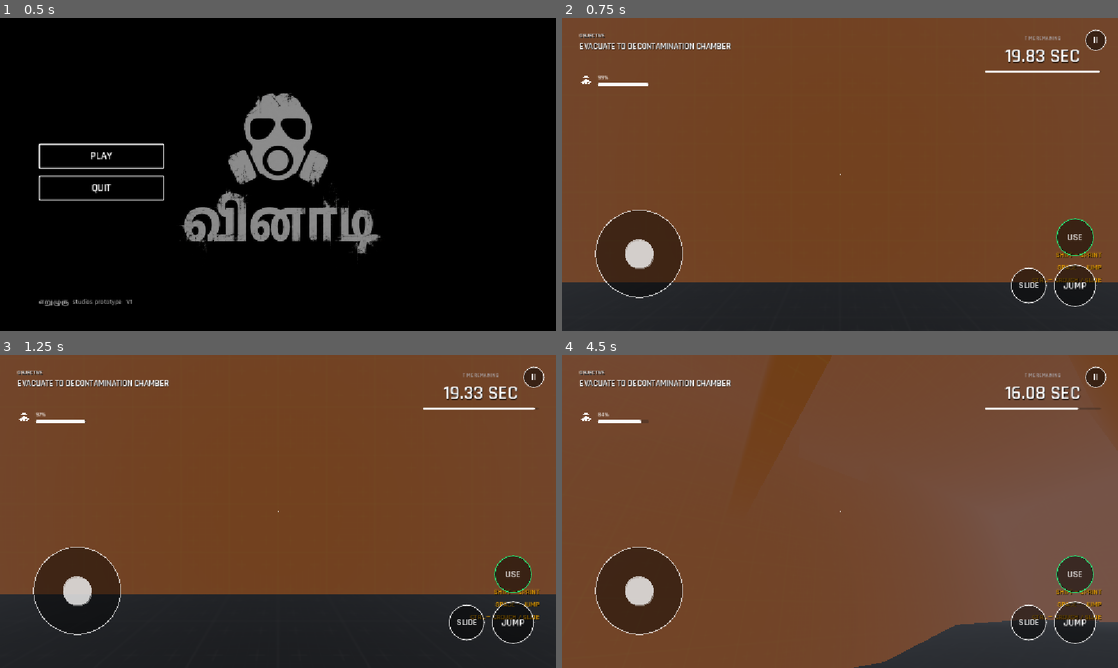
Above: before the commit, frames 1-4 (two rows, left to right).
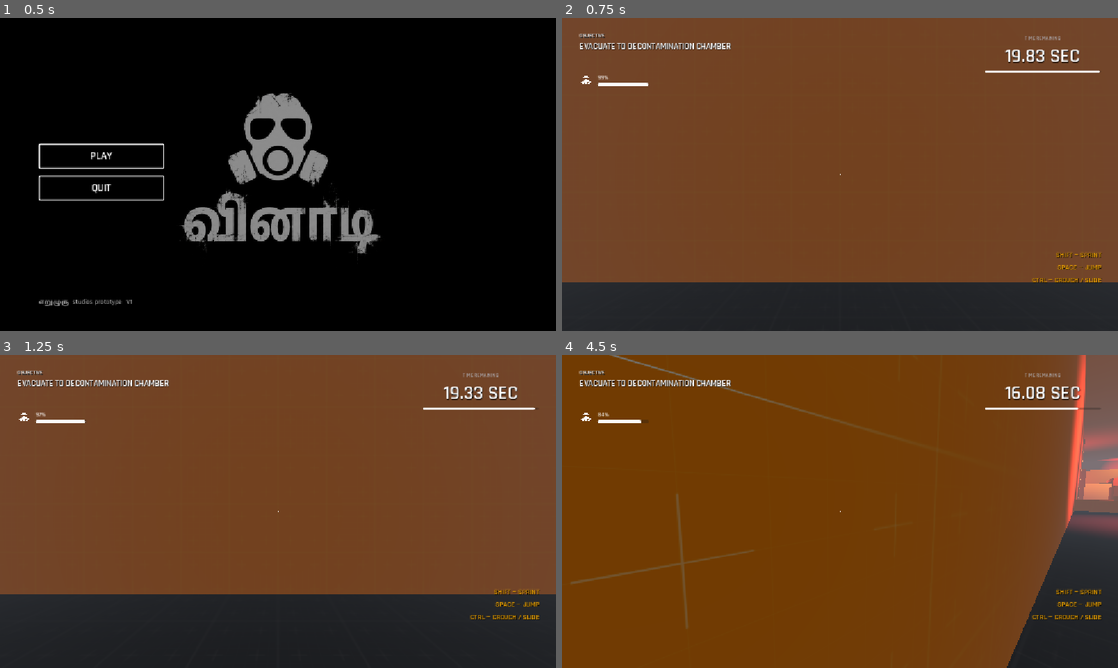
Above: after the commit, the same moments.

Repository: DREAD-COMRADE/VINADI
Game: Godot game, scene res://ui/main_menu.tscn
The game is run twice, just before and just after one commit, with the same random seed, the same clock (stepped at 60 frames per second) and the same inputs. Sound files missing from this copy of the repository are replaced by a short silence.
Inputs (mouse positions are in pixels of both pictures, inside the frame that each line leads up to):
- Up to frame 1 (0.5 s): no input
- Up to frame 2 (0.75 s): click "PLAY" at 0.5 s
- Up to frame 3 (1.25 s): no input
- Up to frame 4 (4.5 s): click (1073, 621) at 1.25 s, where only the run before the commit has a clickable "JUMP"; tap Enter at 2 s; move the mouse to (867, 511) at 2.02 s; hold Ctrl (crouch) 2.03-2.78 s; hold W (move_forward) from 2.03 s (still down); click (867, 511) at 2.17 s; tap Space (jump) at 2.27, 3.02 s; move the mouse to (812, 511) at 2.77 s; tap E (interact) at 2.85 s; click (812, 511) at 2.92 s; move the mouse to (851, 505) at 3.52 s; hold Shift (sprint) 3.53-4.28 s; click (851, 505) at 3.67 s; move the mouse to (834, 517) at 4.27 s; tap F at 4.35 s; click (834, 517) at 4.42 s

Frame 1 is identical in both runs. In frame 2, 4.7% of the frame differs, in the area x 5-98%, y 3-93%; in frame 3, 3.4%; in frame 4, 91%, in the area x 0-100%, y 0-100%.

Commit message:
Ensure touch controls appear exclusively on mobile/touchscreen, hidden on PC .exe

Diff:
--- a/project.godot
+++ b/project.godot
@@ -77,7 +77,8 @@
 
 [input_devices]
 
-pointing/emulate_touch_from_mouse=true
+pointing/emulate_touch_from_mouse=false
+pointing/emulate_mouse_from_touch=true
 
 [physics]
 
--- a/ui/touch_controls.gd
+++ b/ui/touch_controls.gd
@@ -23,6 +23,8 @@
 # Look sensitivity — standard for mobile FPS swipe look
 @export var look_sensitivity: float = 0.0015
 @export var auto_sprint_threshold: float = 0.85
+## Set to true in Inspector if you want to preview/test touch controls on PC desktop
+@export var force_show_for_testing: bool = false
 
 # Swipe-to-look touch tracking
 var _look_touch_id: int = -1
@@ -36,13 +38,13 @@
 	_connect_joystick()
 	call_deferred("_setup_references")
 
-	# Auto-show on touchscreens, mobile devices, or when touch emulation is enabled
-	var show_hud: bool = DisplayServer.is_touchscreen_available() \
-		or OS.has_feature("mobile") \
+	# Only show on mobile devices (Android / iOS) or physical touchscreens
+	# Hidden completely on the Windows .exe version unless force_show_for_testing is checked
+	var is_mobile_device: bool = OS.has_feature("mobile") \
 		or OS.has_feature("android") \
 		or OS.has_feature("ios") \
-		or ProjectSettings.get_setting("input_devices/pointing/emulate_touch_from_mouse", false)
-	visible = show_hud
+		or DisplayServer.is_touchscreen_available()
+	visible = is_mobile_device or force_show_for_testing
 
 	# Keep joystick region updated when viewport/window size changes
 	var vp := get_viewport()
